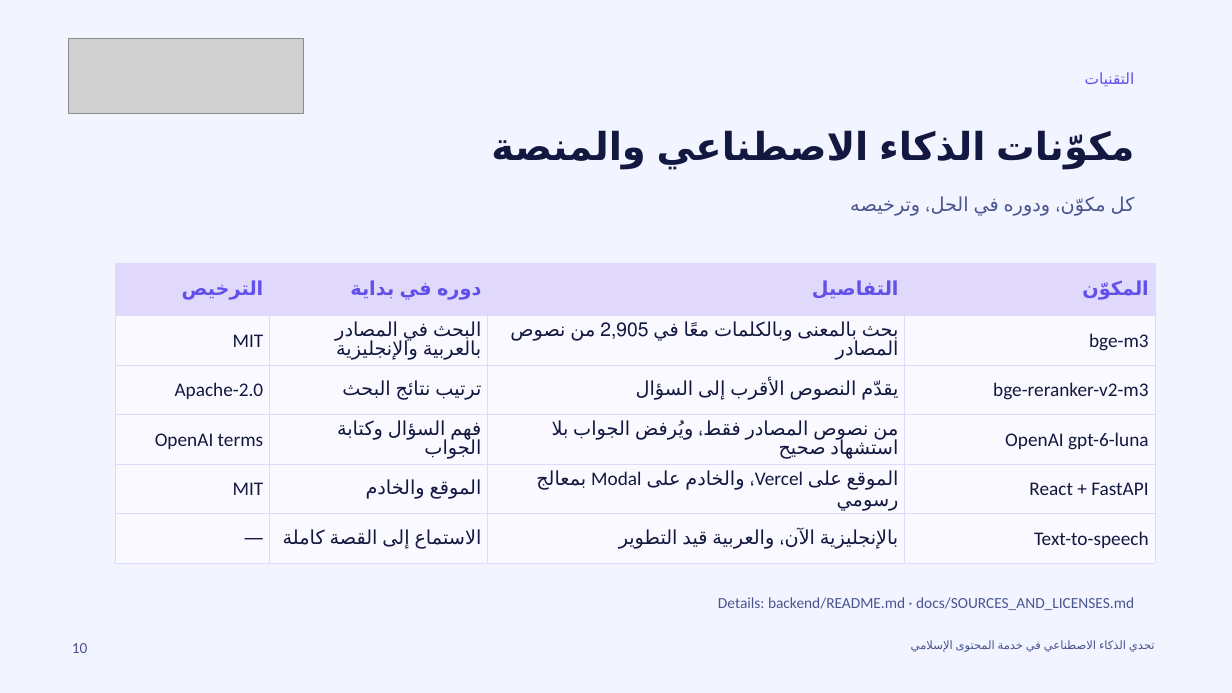
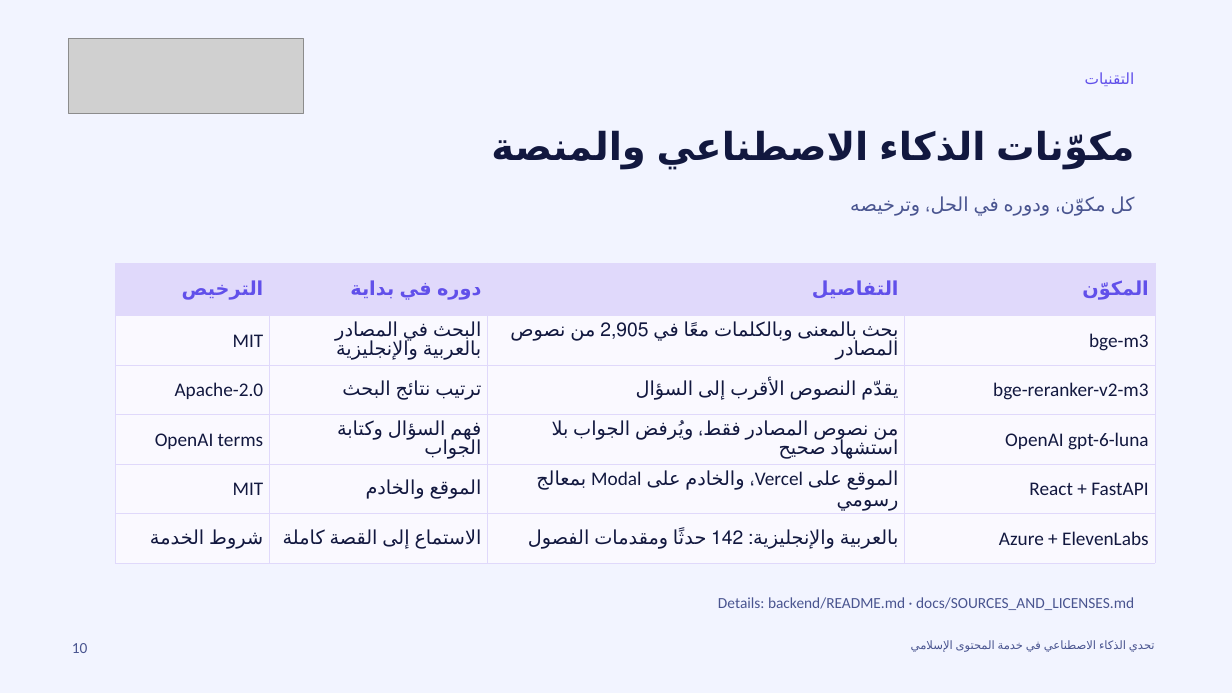
Before and after one commit to omarbintalib/Bidaya, a slide deck: slide 10 of docs/proposal/Bidaya_presentation.pptx. Drawn at 1232x693 pixels with LibreOffice and Linux fonts; fonts in the diff are those of the drawing; grey boxes stand for pictures; background and template pictures are left out. Boxes give left, top, right and bottom in pixels: in the first picture for what was removed or moved away, otherwise in the second. Text is boxed around its words. In the diff, an @@ line names an element or a change of style, - is before the commit and + after.

```diff
--- a/docs/proposal/Bidaya_presentation.pptx
+++ b/docs/proposal/Bidaya_presentation.pptx
@@ table at [116,263,1155,552] @@
-row 6: — | الاستماع إلى القصة كاملة | بالإنجليزية الآن، والعربية قيد التطوير | Text-to-speech
+row 6: شروط الخدمة | الاستماع إلى القصة كاملة | بالعربية والإنجليزية: 142 حدثًا ومقدمات الفصول | Azure + ElevenLabs
```
Also in this commit, not shown: 1 other slide changed, 5 other files.
